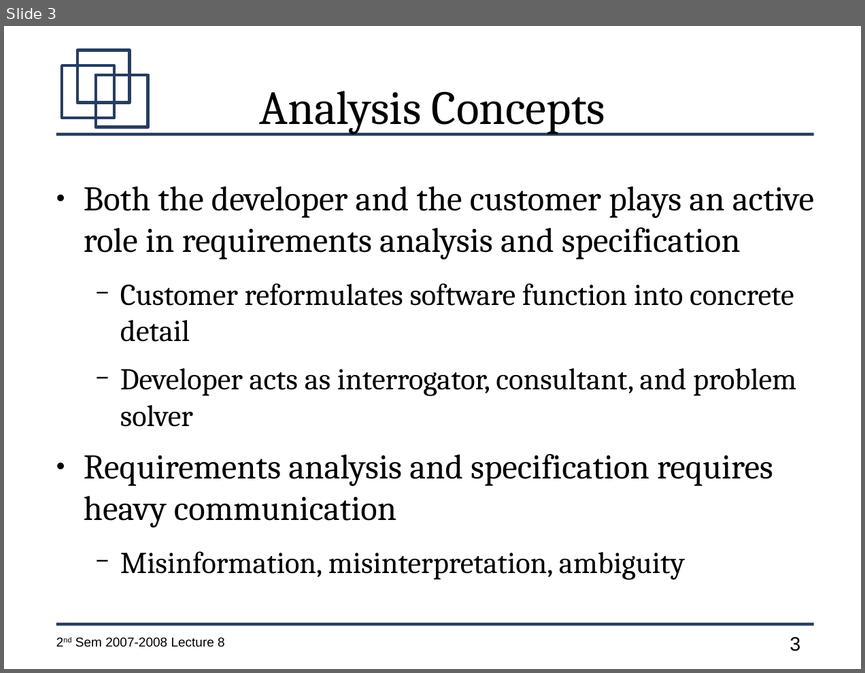
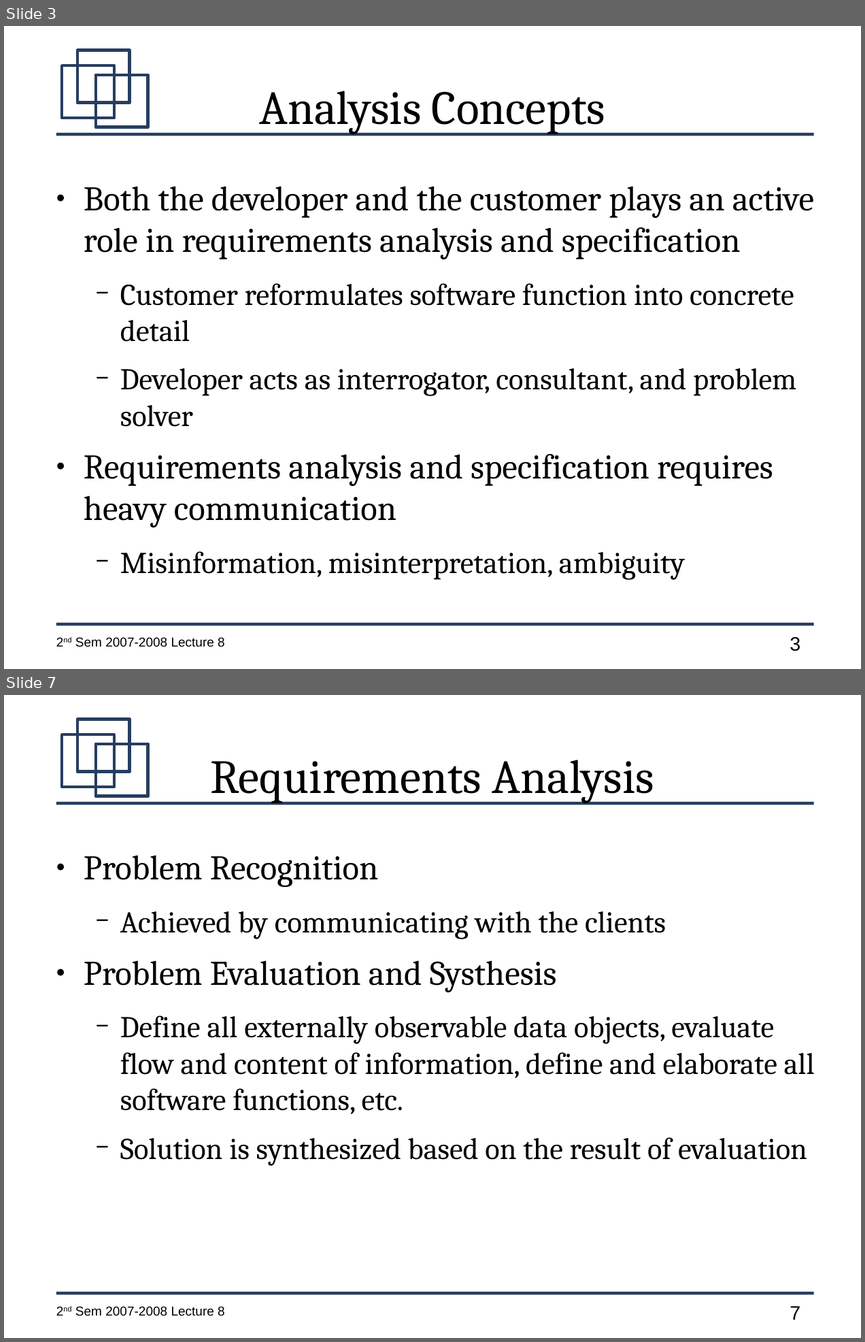
Before and after one commit to jachermocilla/jach-homepage, a slide deck: CMSC128-2nd-Sem-2007-L9.odp. Shown one above the other, each under a label of ours: slide 3 before the commit, slides 3 and 7 after it; the slides between them are not shown. The pictures are 865x673 and 865x1342 pixels, drawn with LibreOffice and Linux fonts; fonts in the diff are those of the drawing. Boxes give left, top, right and bottom in pixels: in the first picture for what was removed or moved away, otherwise in the second. Text is boxed around its words. In the diff, an @@ line names an element or a change of style, - is before the commit and + after.

```diff
--- a/CMSC128-2nd-Sem-2007-L9.odp
+++ b/CMSC128-2nd-Sem-2007-L9.odp
@@ slide 7 added at [4, 695, 861, 1338], background #FFFFFF; not listed: 7 template elements that a slide beside it also shows @@
@@ title added at [210, 760, 654, 803], 44 pt, text #000000 @@
+Requirements Analysis
@@ text added at [84, 855, 815, 1166], 28 pt, text #000000 @@
+● Problem Recognition
+  − Achieved by communicating with the clients
+● Problem Evaluation and Systhesis
+  − Define all externally observable data objects, evaluate flow and content of information, define and elaborate all software functions, etc.
+  − Solution is synthesized based on the result of evaluation
```
Also in this commit, not shown: 1 slide changed, 19 other slides added.
